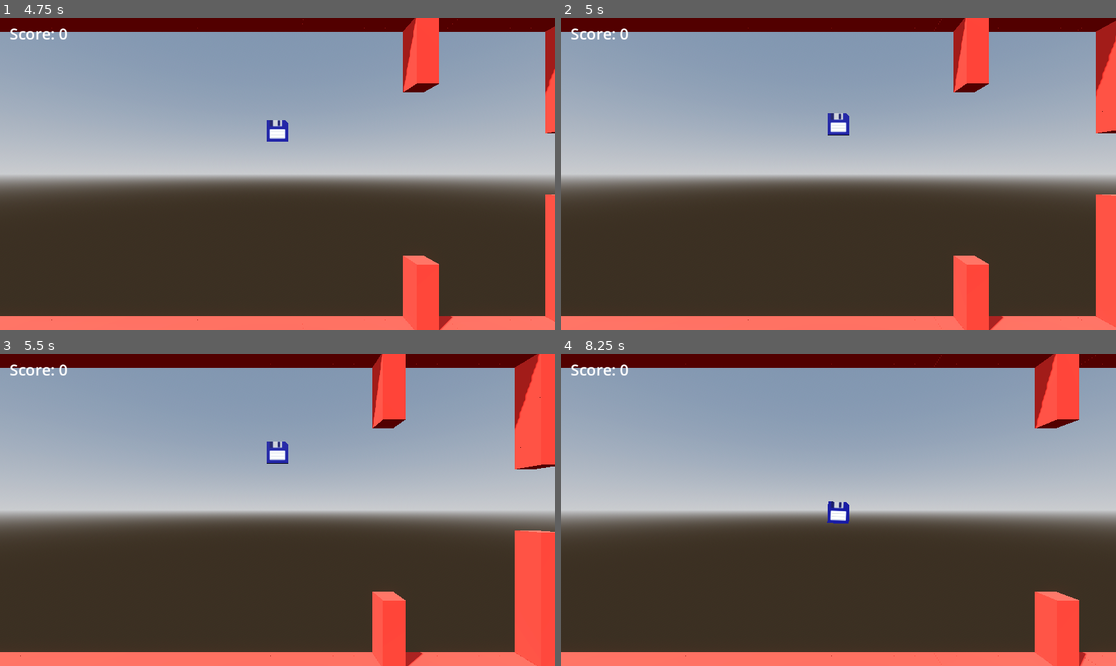
Above: before the commit, frames 1-4 (two rows, left to right).
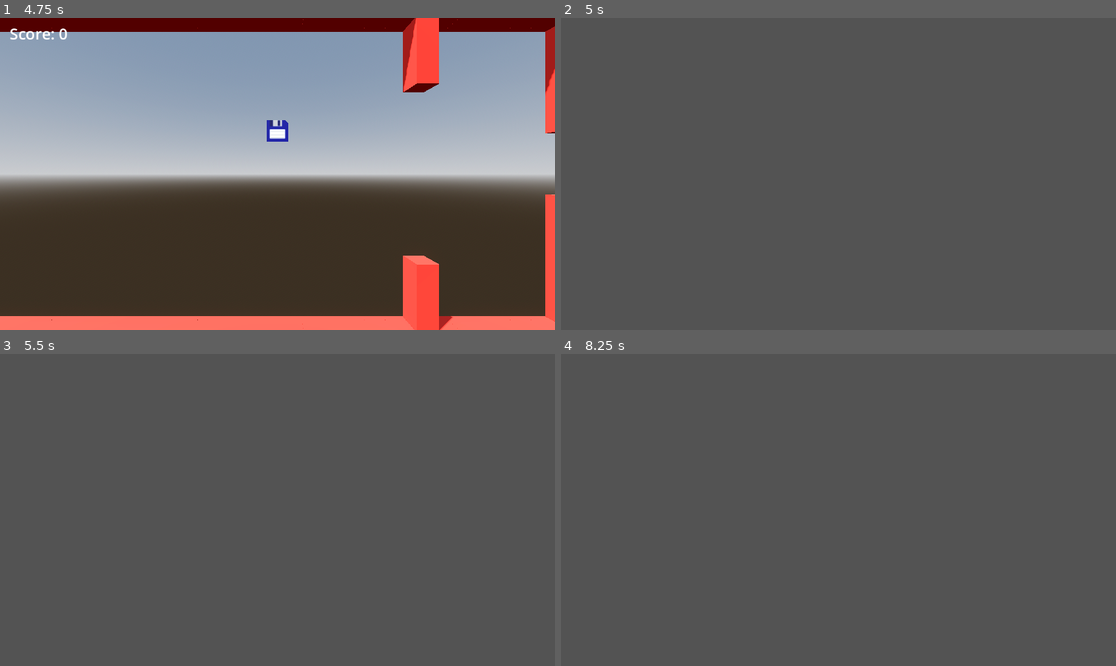
Above: after the commit, the same moments.

Repository: Trouperton/Floppy-Disk-Godot
Game: Godot game, scene res://scenes/Main_Level.tscn
The game is run twice, just before and just after one commit, with the same random seed, the same clock (stepped at 60 frames per second) and the same inputs.
Inputs (mouse positions are in pixels of both pictures, inside the frame that each line leads up to):
- Up to frame 1 (4.75 s): hold W (dash_up) 0.53-1.28 s; tap Space (jump) at 0.77, 1.52, 3.77, 4.52 s; hold S (dash_down) 1.28-2.03 s; hold W (dash_up) 2.03-2.75 s; click "Restart" at 2.75 s; hold W (dash_up) 3.53-4.28 s; hold S (dash_down) from 4.28 s (still down)
- Up to frame 2 (5 s): keep holding S (dash_down); tap Escape (pause) at 4.9 s
- Up to frame 3 (5.5 s): keep holding S (dash_down); tap Space (jump) at 5.27 s
- Up to frame 4 (8.25 s): release S (dash_down) at 6.53 s; hold W (dash_up) 6.53-8 s; tap Space (jump) at 6.77, 7.52 s; click (838, 500) at 8 s, where only the run before the commit has a clickable "Restart"

Frame 1 is identical in both runs. In frame 2, 98% of the frame differs, in the area x 0-100%, y 0-100%; in frame 3, 98%; in frame 4, 98%.

Commit message:
Pause screen: toggle visibility & pause game
Implement pause input handling and game pausing for PauseScreen. PauseScreen.gd now toggles its visibility when the "pause" action is pressed and updates get_tree().paused via a _on_visibility_changed handler. Removed an unused _ready stub. Main_Level.tscn was updated to enable processing for the PauseScreen node and connect its visibility_changed signal to the new handler.

Diff:
--- a/code/scripts/PauseScreen.gd
+++ b/code/scripts/PauseScreen.gd
@@ -1,11 +1,14 @@
 extends Control
-
-
-# Called when the node enters the scene tree for the first time.
-func _ready() -> void:
-	pass # Replace with function body.
 
 
 # Called every frame. 'delta' is the elapsed time since the previous frame.
 func _process(delta: float) -> void:
-	pass
+	if Input.is_action_just_pressed("pause"):
+		visible = !visible
+
+
+func _on_visibility_changed() -> void:
+	if visible:
+		get_tree().paused = true
+	else:
+		get_tree().paused = false
--- a/scenes/Main_Level.tscn
+++ b/scenes/Main_Level.tscn
@@ -156,6 +156,7 @@
 script = ExtResource("13_70qg3")
 
 [node name="PauseScreen" type="Control" parent="." unique_id=235882125]
+process_mode = 3
 visible = false
 layout_mode = 3
 anchors_preset = 15
@@ -176,3 +177,4 @@
 
 [connection signal="timeout" from="TerrainSegmentManager/TerrainCheckTimer" to="TerrainSegmentManager" method="_on_terrain_check_timer_timeout"]
 [connection signal="died" from="PlayerFloppy" to="." method="_on_player_floppy_died"]
+[connection signal="visibility_changed" from="PauseScreen" to="PauseScreen" method="_on_visibility_changed"]
